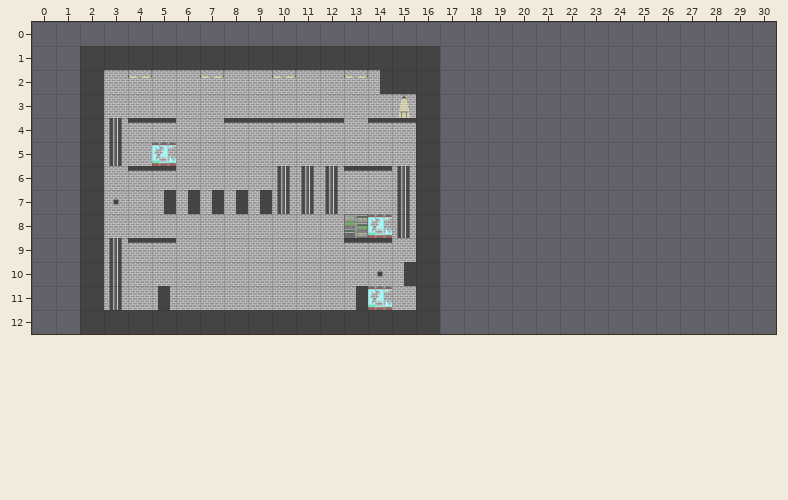
Two states of a Tiled map, Maze Escape/Levels/Level_7.tmx. That is the earlier state.
Cells are 300x300 px. Shown: x 0..30, y 0..12. The old version is drawn lined up with the new one.
The same view after the edit:
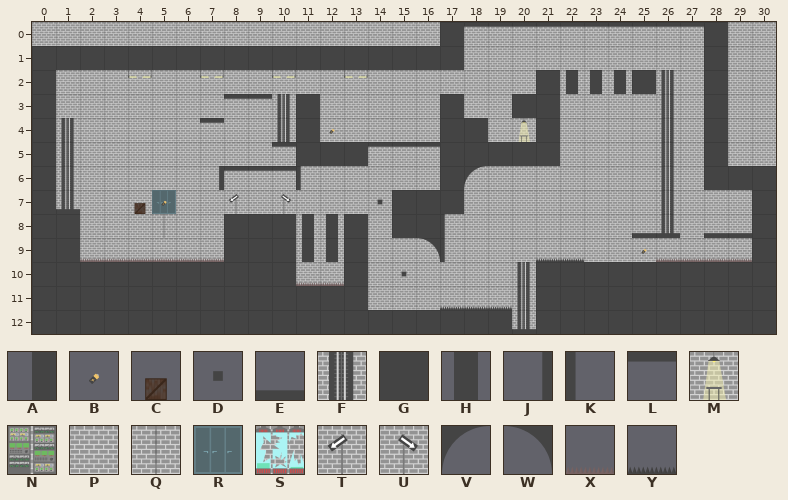
Key: from "ElementsTiles-01-01": A 0, B 1, C 3, D 9, E 10, F 11, G 13, H 14, J 21, K 22, L 23, M 24, N 25, P 26, Q 27, R 29, S 38; from "TilesFleches": T 5, U 6; from "Tiles_x3_spikes": V 0, W 1, X 4, Y 5.
_ is an empty cell, # one hidden under a higher layer, . an unchanged one.
Changes in this commit:
map size 15x12 -> 31x13 cells (old content now starts at 2,1; both pictures use the new coordinates)
--- layer "Fond"
@@ x 0..30 @@
- 0 _________________.__________.__
- 1 ..................__________.__
- 2 .__............._____.___.__.__
- 3 .__.......P....M_.__..______.__
- 4 .__F......P....._.._..______.__
- 5 .__F.S.........._.....______.__
- 6 .__.......FFF..F_.__________...
- 7 .__..P....FFF..F..____________.
- 8 .._..P.......NSF._____________.
- 9 .._F............______________.
-10 ...F............_____..........
-11 ...F..........S._____..........
-12 ...................._..........
+ 0 PPPPPPPPPPPPPPPPP.PPPPPPPPPP.PP
+ 1 ..................PPPPPPPPPP.PP
+ 2 .PP.............PPPPP.PPP.FP.PP
+ 3 .PP.......F....PP.PP..PPPPFP.PP
+ 4 .FPP......F.....P..P..PPPPFP.PP
+ 5 .FPP.P..........P.....PPPPFP.PP
+ 6 .FP.......PPP..PP.PPPPPPPPFP...
+ 7 .FP..R....#PP..#..PPPPPPPPFPPP.
+ 8 ..P..Q.......#P#.PPPPPPPPPFPPP.
+ 9 ..PP............PPPPPPPPPPPPPP.
+10 ...#............PPPPF..........
+11 ...#..........P.PPPPF..........
+12 ....................F..........
--- layer "Solide"
@@ x 0..30 @@
- 0 .................____________..
- 1 __..............._.........._..
- 2 _.G...........AGG...._____.._..
- 3 _.G.....__._....G_..__......_..
- 4 _.G.LL._LLLLL.LLG__.__......_..
- 5 _.G.......______G_____......_..
- 6 _.G.LL._____.LL.G__.........___
- 7 __GD_AAAAA_...__._............_
- 8 __G.....______._._.......__.___
- 9 __G_LL_______LL.G_...__..______
-10 __.___________DAG....__________
-11 __.__H_______A..G___.__________
-12 __...............______________
+ 0 .................GLLLLLLLLLLG..
+ 1 GG...............G..........G..
+ 2 G._...........___....GHHHG..G..
+ 3 G._.....LL.G...._G..GG......G..
+ 4 G._.__.L___GB.___GG.MG......G..
+ 5 G._.......LGGGLLLGGGGG......G..
+ 6 G._.__.JLLLK.__._GV.........GGG
+ 7 GE__CB__T_U...DG.G............G
+ 8 GG_.....GGGHHG.G.K.......EE.EEG
+ 9 GGXXXXXXGGGHHG_.WK...YY..BXXXXG
+10 GG.GGGGGGGGXXG_D_....GGGGGGGGGG
+11 GG.GGGGGGGGGGG.._YYY.GGGGGGGGGG
+12 GG...............GGGEGGGGGGGGGG
Changed places in both pictures, as pixel boxes (x1, y1, x2, y2):
changed: (32, 22, 776, 334)
